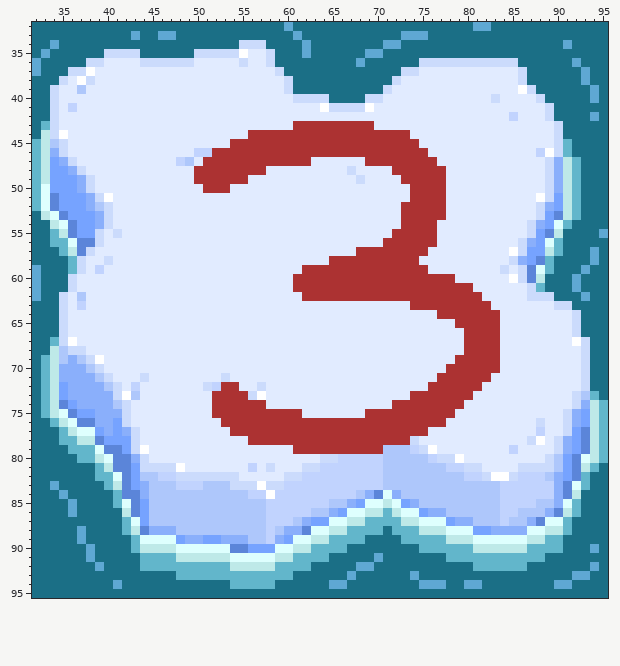
Two versions of one sprite sheet, Assets/Resources/Sprites/IceBerg_Size_3.png. Above: the version before the commit.
The file is 64x64 pixels. Shown: x 32..95, y 32..95. The old version is drawn lined up with the new one, on the new canvas.
After:
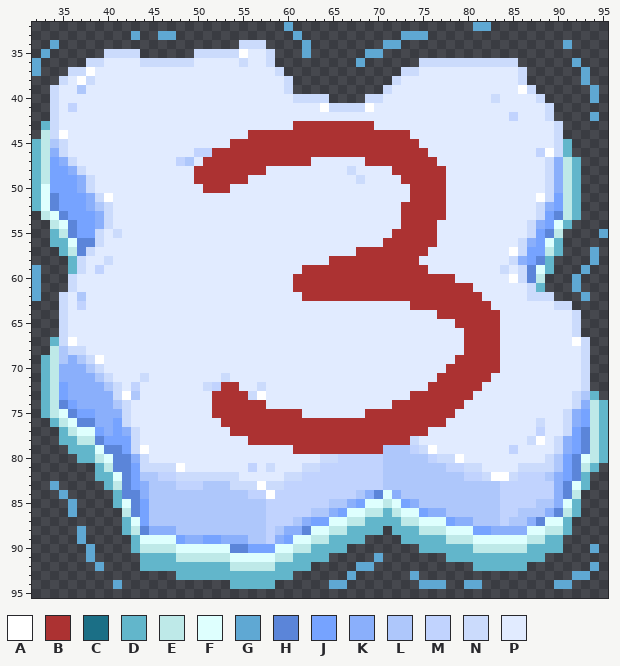
Palette (. is transparent): A #ffffff  B #ac3232  C #1b6f86  D #62b6cb  E #bee9e8  F #defffe  G #5fa8d3  H #5b85d9  J #76a3ff  K #8aaffb  L #aec7fb  M #c1d3fe  N #cbdbfc  P #e1ebff
Log entry: update of iceberg tile size
Changes in this commit:
canvas 64x64 -> 128x128, the old top-left corner now at 32,32
y 32: x 32..59 CCCCCCCCCCCCCCCCCCCCCCCCCCCC -> ............................; x 61..80 CCCCCCCCCCCCCCCCCCCC -> ....................; x 83..95 CCCCCCCCCCCCC -> .............
y 33: x 32..42 CCCCCCCCCCC -> ...........; x 44..45 CC -> ..; x 48..60 CCCCCCCCCCCCC -> .............; x 62..72 CCCCCCCCCCC -> ...........; x 76..95 CCCCCCCCCCCCCCCCCCCC -> ....................
y 34: x 32..33 CC -> ..; x 35..54 CCCCCCCCCCCCCCCCCCCC -> ....................; x 58..61 CCCC -> ....; x 63..70 CCCCCCCC -> ........; x 73..90 CCCCCCCCCCCCCCCCCC -> ..................; x 92..95 CCCC -> ....
y 35: x 32 C -> .; x 34..39 CCCCCC -> ......; x 44..49 CCCCCC -> ......; x 59..61 CCC -> ...; x 63..68 CCCCCC -> ......; x 71..95 CCCCCCCCCCCCCCCCCCCCCCCCC -> .........................
y 36: x 33..37 CCCCC -> .....; x 59..67 CCCCCCCCC -> .........; x 69..74 CCCCCC -> ......; x 86..91 CCCCCC -> ......; x 93..95 CCC -> ...
y 37: x 33..35 CCC -> ...; x 60..72 CCCCCCCCCCCCC -> .............; x 87..92 CCCCCC -> ......; x 94..95 CC -> ..
y 38: x 32..34 CCC -> ...; x 61..71 CCCCCCCCCCC -> ...........; x 87..92 CCCCCC -> ......; x 94..95 CC -> ..
y 39: x 32..33 CC -> ..; x 61..70 CCCCCCCCCC -> ..........; x 88..93 CCCCCC -> ......; x 95 C -> .
y 40: x 32..33 CC -> ..; x 65..68 CCCC -> ....; x 89..93 CCCCC -> .....; x 95 C -> .
y 41: x 32..33 CC -> ..; x 90..95 CCCCCC -> ......
y 42: x 32..33 CC -> ..; x 90..93 CCCC -> ....; x 95 C -> .
y 43..44: x 32 C -> .; x 91..95 CCCCC -> .....
y 45..46: x 92..95 CCCC -> ....
y 47..52: x 93..95 CCC -> ...
y 53: x 32 C -> .; x 93..95 CCC -> ...
y 54: x 32..33 CC -> ..; x 92..95 CCCC -> ....
y 55: x 32..33 CC -> ..; x 91..94 CCCC -> ....
y 56: x 32..33 CC -> ..; x 91..95 CCCCC -> .....
y 57: x 32..34 CCC -> ...; x 91..93 CCC -> ...; x 95 C -> .
y 58: x 32..35 CCCC -> ....; x 90..93 CCCC -> ....; x 95 C -> .
y 59: x 33..35 CCC -> ...; x 90..92 CCC -> ...; x 94..95 CC -> ..
y 60..61: x 33..35 CCC -> ...; x 89..91 CCC -> ...; x 93..95 CCC -> ...
y 62: x 33..34 CC -> ..; x 90..92 CCC -> ...; x 94..95 CC -> ..
y 63: x 32..34 CCC -> ...; x 92..95 CCCC -> ....
y 64..66: x 32..34 CCC -> ...; x 93..95 CCC -> ...
y 67..68: x 32..33 CC -> ..; x 94..95 CC -> ..
y 69..72: x 32 C -> .; x 94..95 CC -> ..
y 73: x 32 C -> .; x 95 C -> .
y 74..75: x 32 C -> .
y 76: x 32..33 CC -> ..
y 77..78: x 32..34 CCC -> ...
y 79: x 32..35 CCCC -> ....
y 80: x 32..36 CCCCC -> .....
y 81: x 32..38 CCCCCCC -> .......; x 95 C -> .
y 82: x 32..38 CCCCCCC -> .......; x 94..95 CC -> ..
y 83: x 32..33 CC -> ..; x 35..39 CCCCC -> .....; x 94..95 CC -> ..
y 84: x 32..34 CCC -> ...; x 36..40 CCCCC -> .....; x 93..95 CCC -> ...
y 85: x 32..35 CCCC -> ....; x 37..40 CCCC -> ....; x 93..95 CCC -> ...
y 86: x 32..35 CCCC -> ....; x 37..41 CCCCC -> .....; x 93..95 CCC -> ...
y 87: x 32..41 CCCCCCCCCC -> ..........; x 92..95 CCCC -> ....
y 88: x 32..36 CCCCC -> .....; x 38..41 CCCC -> ....; x 71 C -> .; x 92..95 CCCC -> ....
y 89: x 32..36 CCCCC -> .....; x 38..42 CCCCC -> .....; x 69..72 CCCC -> ....; x 91..95 CCCCC -> .....
y 90: x 32..37 CCCCCC -> ......; x 39..42 CCCC -> ....; x 67..74 CCCCCCCC -> ........; x 91..93 CCC -> ...; x 95 C -> .
y 91: x 32..37 CCCCCC -> ......; x 39..43 CCCCC -> .....; x 65..69 CCCCC -> .....; x 71..77 CCCCCCC -> .......; x 89..95 CCCCCCC -> .......
y 92: x 32..38 CCCCCCC -> .......; x 40..43 CCCC -> ....; x 63..67 CCCCC -> .....; x 70..80 CCCCCCCCCCC -> ...........; x 87..93 CCCCCCC -> .......; x 95 C -> .
y 93: x 32..47 CCCCCCCCCCCCCCCC -> ................; x 61..66 CCCCCC -> ......; x 68..73 CCCCCC -> ......; x 75..91 CCCCCCCCCCCCCCCCC -> .................; x 94..95 CC -> ..
y 94: x 32..40 CCCCCCCCC -> .........; x 42..53 CCCCCCCCCCCC -> ............; x 59..64 CCCCCC -> ......; x 67..74 CCCCCCCC -> ........; x 78..79 CC -> ..; x 82..89 CCCCCCCC -> ........; x 92..95 CCCC -> ....
y 95: x 32..95 CCCCCCCCCCCCCCCCCCCCCCCCCCCCCCCCCCCCCCCCCCCCCCCCCCCCCCCCCCCCCCCC -> ................................................................
Pixel boxes of the changes (left, top, right, bottom) in both pictures:
erased: (32, 22, 608, 598)
